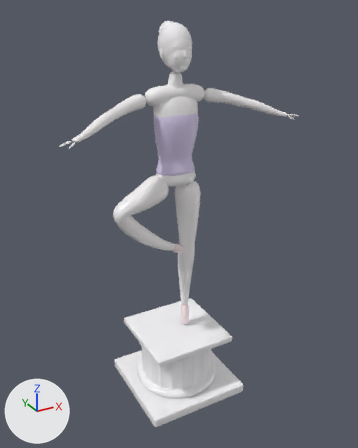
Before and after pictures for a commit that changed the glTF model assets/ballerina.glb.
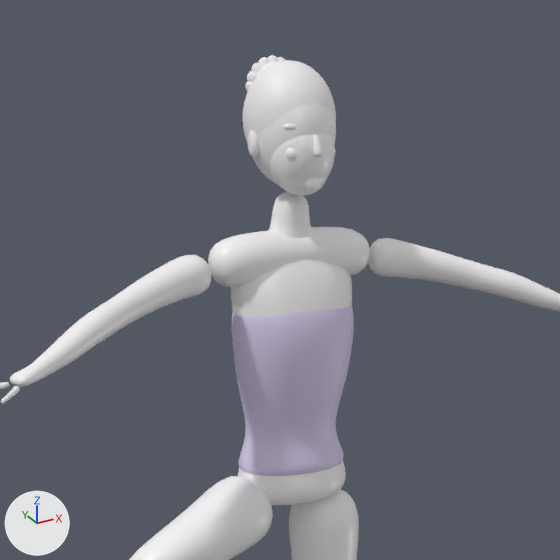
There are two pictures of each version: one whole from a 50 mm lens placed at (-1.223, -2.254, 1.822), pointed at (0.017, -0.001, 0.695), one close up on the part from 19% to 77% of the width and 0% to 46% of the height. Lighting does not change. The marker at lower left points along +X, +Y and +Z. The first two pictures are the older version. Vertices at exactly the same position are counted once.

In view in the first close-up: 'ArmL', 'ArmR', 'Body', 'LegW'.
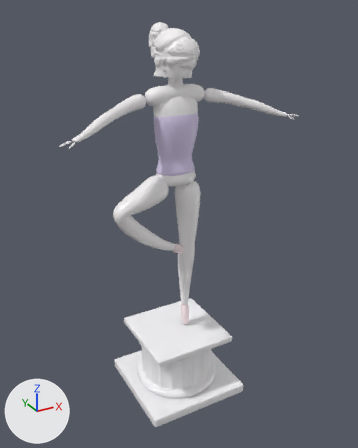
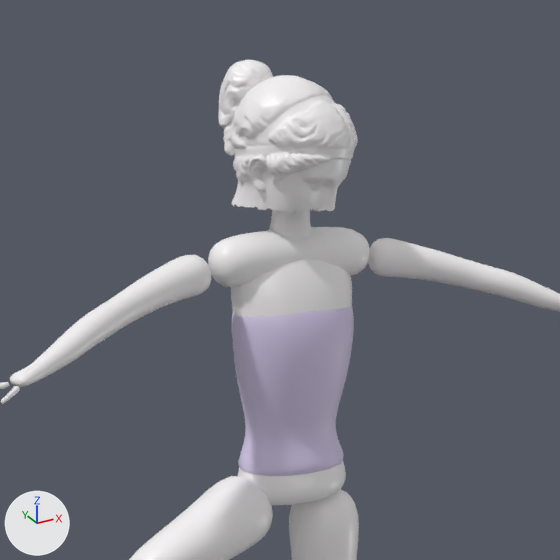
The change, as a diff of the scene's bpy script:
```diff
--- a/assets/ballerina.glb.py
+++ b/assets/ballerina.glb.py
@@ me_torso @@
 # used by ob_body; location = (0.0, 0.0, 0.0)
-me_torso.from_pydata(...)  # 44702 vertices, 89264 faces; spans x -0.16..0.16, y -0.1..0.12, z 0.01..1.76
+me_torso.from_pydata(...)  # 16440 vertices, 32723 faces; spans x -0.16..0.16, y -0.12..0.15, z 0.01..1.75
+# me_torso part 1: 12 loose pieces with 16616 vertices, spanning x -0.05..0.05, y -0.1..0.09, z 1.57..1.75, are deleted
+# me_torso part 2: 399 vertices moved within x -0.09..0.09, y -0.08..0.11, z 1.51..1.75; 24470 vertices removed from x -0.08..0.08, y -0.09..0.12, z 1.47..1.76; 12824 vertices added at x -0.1..0.1, y -0.12..0.15, z 1.46..1.75
 me_torso.materials.append(mat_skin)
@@ me_torso @@
 me_torso.materials.append(mat_shoe)
-me_torso.materials.append(mat_hair)  # white #f3f1f3
```

Changed parts and their boxes (x1, y1, x2, y2) in the close-ups (560 x 560 px; the box of a moved part takes in the faces that stretch with it):
'Body', reshaped
    before: (208, 55, 370, 560)
    after: (208, 60, 370, 560)
part 1 of me_torso, deleted (mostly hidden)
    before: (245, 57, 336, 161)
part 2 of me_torso, moved or reshaped
    before: (243, 55, 336, 235)
    after: (218, 60, 358, 236)
